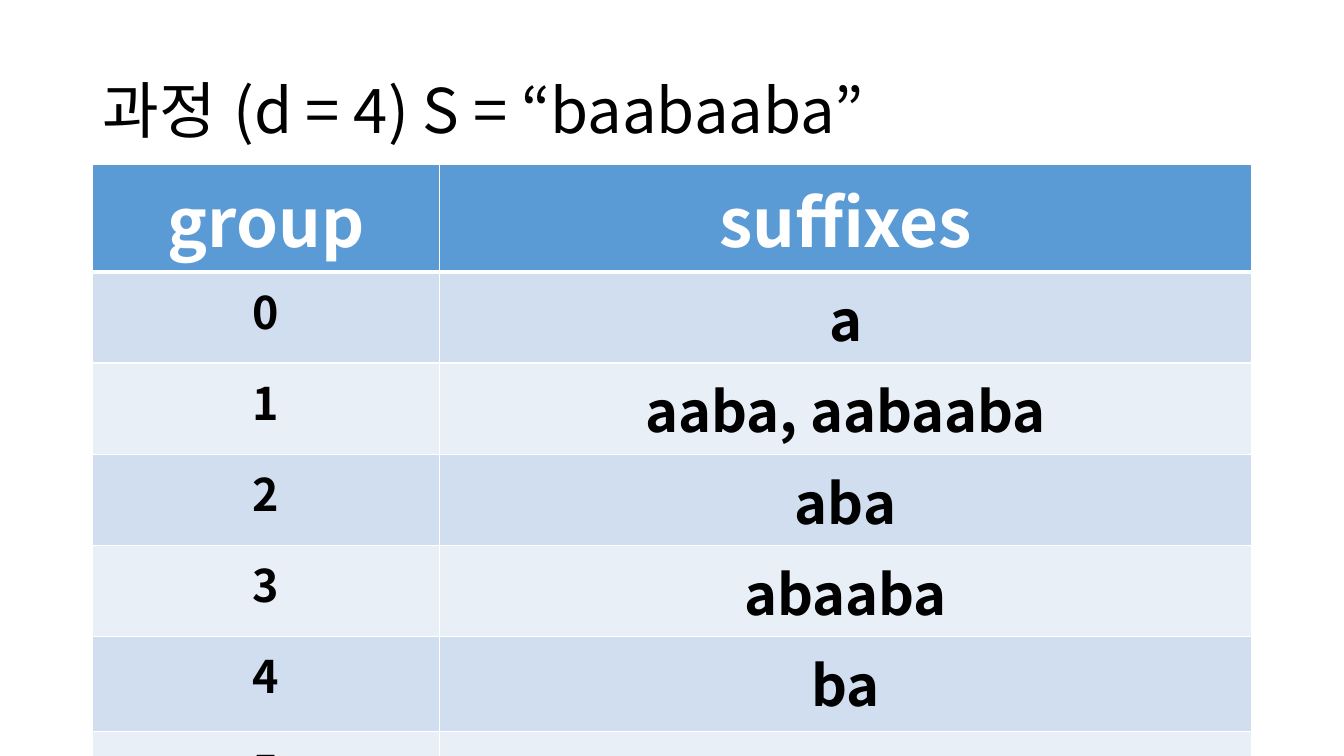
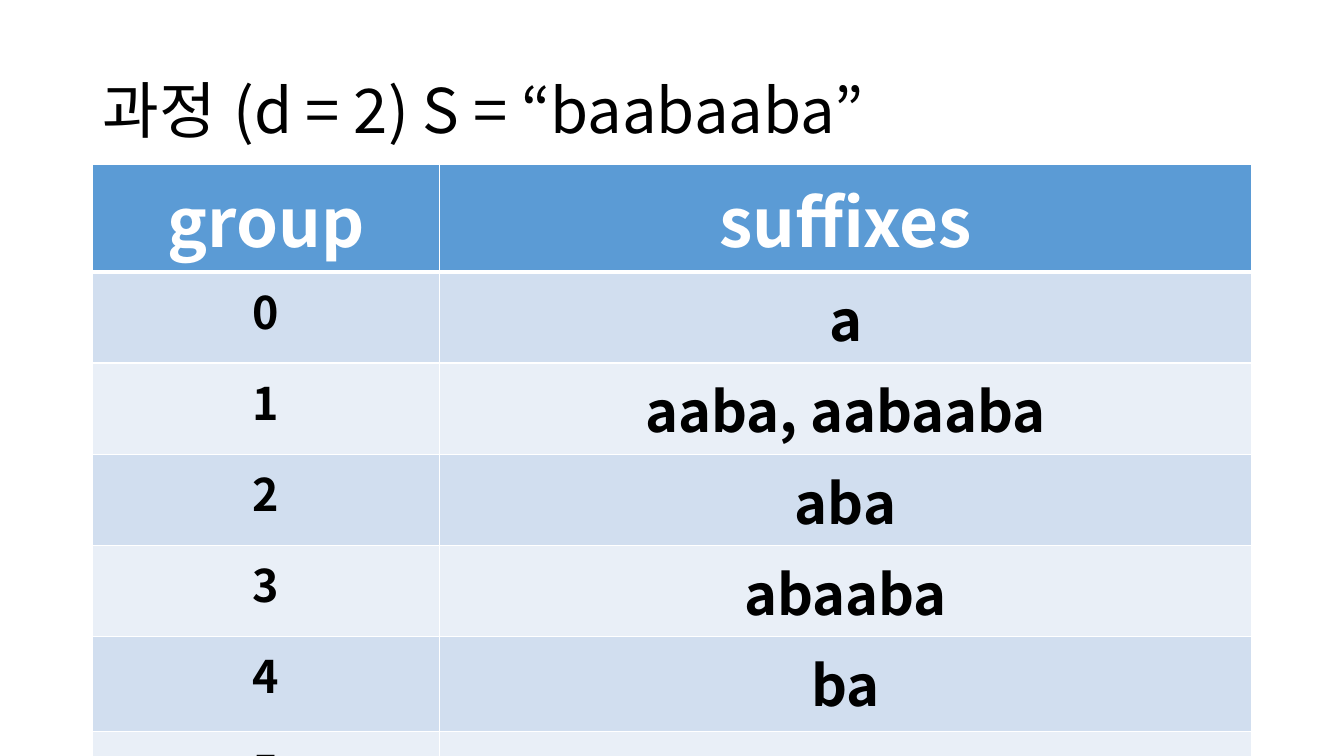
Before and after one commit to ALGOSOPT/algosopt, a slide deck: slide 7 of Chapter20/접미사배열ppt.pptx (slide 8 before the commit). Drawn at 1344x756 pixels with LibreOffice and Linux fonts; fonts in the diff are those of the drawing. Boxes give left, top, right and bottom in pixels: in the first picture for what was removed or moved away, otherwise in the second. Text is boxed around its words. In the diff, an @@ line names an element or a change of style, - is before the commit and + after.

```diff
--- a/Chapter20/접미사배열ppt.pptx
+++ b/Chapter20/접미사배열ppt.pptx
@@ title at <box>102,82,863,145</box>: text changed @@
-과정 (d = 4) S = “baabaaba”
+과정 (d = 2) S = “baabaaba”
```
Also in this commit, not shown: 4 other slides changed, 9 slides added, 3 slides removed, 4 other files.
